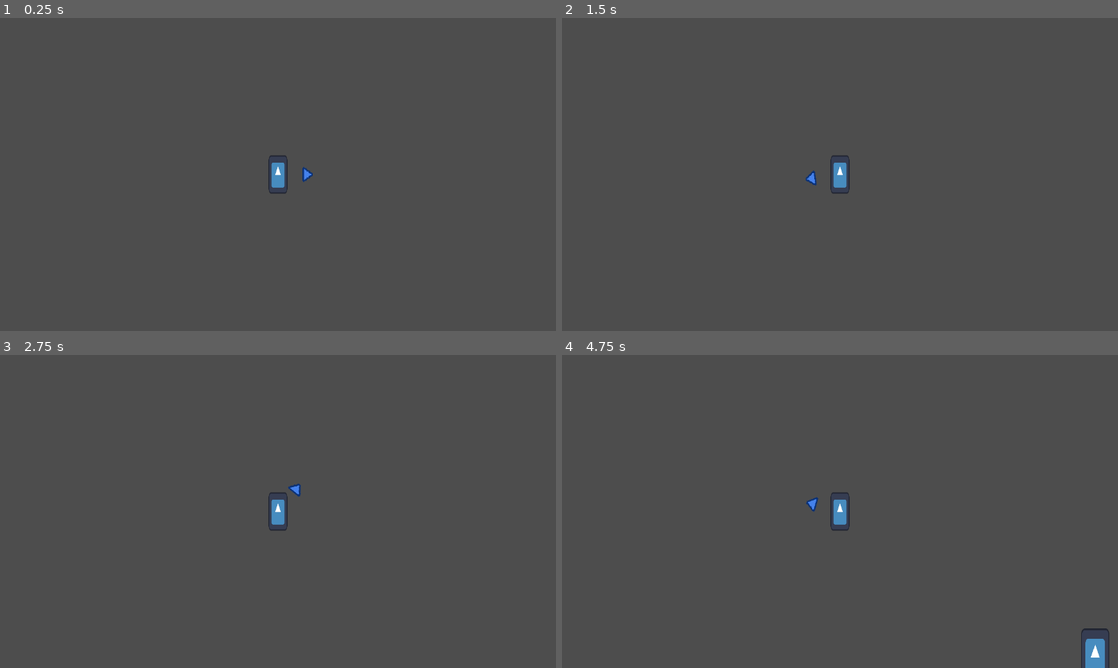
Above: before the commit, frames 1-4 (two rows, left to right).
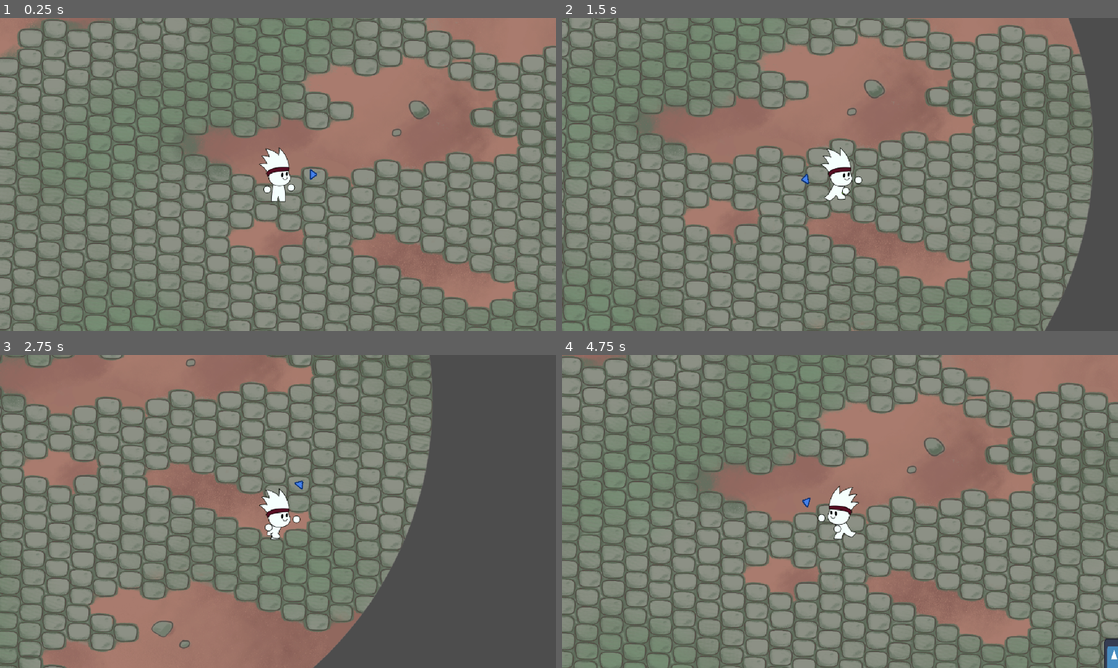
Above: after the commit, the same moments.

Repository: freddder/GMTK_Jam_2024
Game: Godot game, scene res://scenes/main_level.tscn
Two runs of this game, one before a commit and one after it. Both use one fixed random seed, a clock stepped at 60 frames per second and the inputs below. The engine's default icon, where the game draws it, is replaced by a stand-in: a white triangle on a blue panel in a dark square.
Inputs (mouse positions are in pixels of both pictures, inside the frame that each line leads up to):
- Up to frame 1 (0.25 s): no input
- Up to frame 2 (1.5 s): move the mouse to (962, 158) at 0.52 s; hold D (move_right) 0.53-1.28 s; tap Space (heavy_attack) at 0.6 s; move the mouse to (728, 190) at 1.27 s; hold S (move_down) from 1.28 s (still down); click (728, 190) at 1.35 s
- Up to frame 3 (2.75 s): move the mouse to (333, 442) at 2.02 s; release S (move_down) at 2.03 s; hold D (move_right) from 2.03 s (still down); right-click (333, 442) at 2.1 s
- Up to frame 4 (4.75 s): move the mouse to (812, 574) at 2.77 s; release D (move_right) at 2.78 s; hold W (move_up) 2.78-3.53 s; tap Space (heavy_attack) at 2.85 s; move the mouse to (1006, 558) at 3.52 s; hold A (move_left) from 3.53 s (still down); click (1006, 558) at 3.6 s; move the mouse to (673, 464) at 4.27 s; right-click (673, 464) at 4.35 s

The runs differ from the first frame. In frame 1, 86% of the frame differs, in the area x 0-100%, y 0-100%; in frame 2, 80%; in frame 3, 63%; in frame 4, 86%.

Commit message:
player locomotion animations and arena sprite

Diff:
--- a/scenes/main_level.tscn
+++ b/scenes/main_level.tscn
@@ -1,13 +1,17 @@
-[gd_scene load_steps=4 format=3 uid="uid://7eveuu7rwnjy"]
+[gd_scene load_steps=5 format=3 uid="uid://7eveuu7rwnjy"]
 
 [ext_resource type="Script" path="res://scripts/main_level.gd" id="1_opo1r"]
 [ext_resource type="PackedScene" uid="uid://c7kaxi3ghjur4" path="res://scenes/player.tscn" id="1_wu7kq"]
+[ext_resource type="Texture2D" uid="uid://3qdfit0pa1iq" path="res://content/sprites/arena.png" id="2_2uvne"]
 
 [sub_resource type="CircleShape2D" id="CircleShape2D_og2m7"]
-radius = 500.0
+radius = 0.01
 
 [node name="MainLevel" type="Node"]
 script = ExtResource("1_opo1r")
+
+[node name="Sprite2D" type="Sprite2D" parent="."]
+texture = ExtResource("2_2uvne")
 
 [node name="Player" parent="." instance=ExtResource("1_wu7kq")]
 
--- a/scenes/player.tscn
+++ b/scenes/player.tscn
@@ -1,30 +1,150 @@
-[gd_scene load_steps=7 format=3 uid="uid://c7kaxi3ghjur4"]
+[gd_scene load_steps=24 format=3 uid="uid://c7kaxi3ghjur4"]
 
-[ext_resource type="Texture2D" uid="uid://btog8yn277yfn" path="res://icon.svg" id="1_gw305"]
 [ext_resource type="Script" path="res://scripts/player.gd" id="1_r52mo"]
+[ext_resource type="Texture2D" uid="uid://ceq63nymo5fx7" path="res://content/sprites/player/idle_atlas.png" id="2_lk2fh"]
 [ext_resource type="Texture2D" uid="uid://dwya33uhynkjl" path="res://content/sprites/mouse_direction.png" id="3_ja3ln"]
+[ext_resource type="Texture2D" uid="uid://bw4pwo43qvpye" path="res://content/sprites/player/run_atlas.png" id="3_wdtuj"]
 [ext_resource type="AudioStream" uid="uid://bw770ix522rtn" path="res://sfx/slash_one.wav" id="4_7t2uk"]
 [ext_resource type="AudioStream" uid="uid://b6aq2yadfbjki" path="res://sfx/charging_loop.wav" id="5_6aufr"]
 
+[sub_resource type="AtlasTexture" id="AtlasTexture_groqf"]
+atlas = ExtResource("2_lk2fh")
+region = Rect2(0, 0, 128, 128)
+
+[sub_resource type="AtlasTexture" id="AtlasTexture_igpah"]
+atlas = ExtResource("2_lk2fh")
+region = Rect2(128, 0, 128, 128)
+
+[sub_resource type="AtlasTexture" id="AtlasTexture_oecno"]
+atlas = ExtResource("2_lk2fh")
+region = Rect2(256, 0, 128, 128)
+
+[sub_resource type="AtlasTexture" id="AtlasTexture_yyyke"]
+atlas = ExtResource("2_lk2fh")
+region = Rect2(384, 0, 128, 128)
+
+[sub_resource type="AtlasTexture" id="AtlasTexture_wgep1"]
+atlas = ExtResource("3_wdtuj")
+region = Rect2(0, 0, 128, 128)
+
+[sub_resource type="AtlasTexture" id="AtlasTexture_rb4tf"]
+atlas = ExtResource("3_wdtuj")
+region = Rect2(128, 0, 128, 128)
+
+[sub_resource type="AtlasTexture" id="AtlasTexture_vy61x"]
+atlas = ExtResource("3_wdtuj")
+region = Rect2(256, 0, 128, 128)
+
+[sub_resource type="AtlasTexture" id="AtlasTexture_l10si"]
+atlas = ExtResource("3_wdtuj")
+region = Rect2(384, 0, 128, 128)
+
+[sub_resource type="AtlasTexture" id="AtlasTexture_1gmeg"]
+atlas = ExtResource("3_wdtuj")
+region = Rect2(512, 0, 128, 128)
+
+[sub_resource type="AtlasTexture" id="AtlasTexture_33j4q"]
+atlas = ExtResource("3_wdtuj")
+region = Rect2(640, 0, 128, 128)
+
+[sub_resource type="AtlasTexture" id="AtlasTexture_8is0p"]
+atlas = ExtResource("3_wdtuj")
+region = Rect2(768, 0, 128, 128)
+
+[sub_resource type="AtlasTexture" id="AtlasTexture_jqi03"]
+atlas = ExtResource("3_wdtuj")
+region = Rect2(896, 0, 128, 128)
+
+[sub_resource type="AtlasTexture" id="AtlasTexture_v4qg0"]
+atlas = ExtResource("3_wdtuj")
+region = Rect2(1024, 0, 128, 128)
+
+[sub_resource type="AtlasTexture" id="AtlasTexture_380og"]
+atlas = ExtResource("3_wdtuj")
+region = Rect2(1152, 0, 128, 128)
+
+[sub_resource type="AtlasTexture" id="AtlasTexture_a051a"]
+atlas = ExtResource("3_wdtuj")
+region = Rect2(1280, 0, 128, 128)
+
+[sub_resource type="SpriteFrames" id="SpriteFrames_l4jrd"]
+animations = [{
+"frames": [{
+"duration": 1.0,
+"texture": SubResource("AtlasTexture_groqf")
+}, {
+"duration": 1.0,
+"texture": SubResource("AtlasTexture_igpah")
+}, {
+"duration": 1.0,
+"texture": SubResource("AtlasTexture_oecno")
+}, {
+"duration": 1.0,
+"texture": SubResource("AtlasTexture_yyyke")
+}],
+"loop": true,
+"name": &"idle",
+"speed": 5.0
+}, {
+"frames": [{
+"duration": 1.0,
+"texture": SubResource("AtlasTexture_wgep1")
+}, {
+"duration": 1.0,
+"texture": SubResource("AtlasTexture_rb4tf")
+}, {
+"duration": 1.0,
+"texture": SubResource("AtlasTexture_vy61x")
+}, {
+"duration": 1.0,
+"texture": SubResource("AtlasTexture_l10si")
+}, {
+"duration": 1.0,
+"texture": SubResource("AtlasTexture_1gmeg")
+}, {
+"duration": 1.0,
+"texture": SubResource("AtlasTexture_33j4q")
+}, {
+"duration": 1.0,
+"texture": SubResource("AtlasTexture_8is0p")
+}, {
+"duration": 1.0,
+"texture": SubResource("AtlasTexture_jqi03")
+}, {
+"duration": 1.0,
+"texture": SubResource("AtlasTexture_v4qg0")
+}, {
+"duration": 1.0,
+"texture": SubResource("AtlasTexture_380og")
+}, {
+"duration": 1.0,
+"texture": SubResource("AtlasTexture_a051a")
+}],
+"loop": true,
+"name": &"run",
+"speed": 5.0
+}]
+
 [sub_resource type="RectangleShape2D" id="RectangleShape2D_bq6x7"]
-size = Vector2(26, 52)
+size = Vector2(35, 59)
 
 [node name="Player" type="Area2D" groups=["player"]]
 collision_mask = 2
 script = ExtResource("1_r52mo")
 
-[node name="Sprite2D" type="Sprite2D" parent="."]
-scale = Vector2(0.2, 0.4)
-texture = ExtResource("1_gw305")
+[node name="AnimatedSprite2D" type="AnimatedSprite2D" parent="."]
+sprite_frames = SubResource("SpriteFrames_l4jrd")
+animation = &"run"
 
 [node name="CollisionShape2D" type="CollisionShape2D" parent="."]
+position = Vector2(0.5, 15.5)
 shape = SubResource("RectangleShape2D_bq6x7")
 
 [node name="Camera2D" type="Camera2D" parent="."]
 
 [node name="MouseDirectionSprite" type="Sprite2D" parent="."]
 texture = ExtResource("3_ja3ln")
-offset = Vector2(0, -40)
+offset = Vector2(0, -68)
 
 [node name="AttackShapeCast2D" type="ShapeCast2D" parent="."]
 enabled = false
--- a/scripts/arena.gd
+++ b/scripts/arena.gd
@@ -1,3 +1,3 @@
 extends Node
 
-var radius: float = 500.0
+var radius: float = 700.0
--- a/scripts/main_level.gd
+++ b/scripts/main_level.gd
@@ -2,3 +2,5 @@
 
 func _ready() -> void:
 	Events.on_game_started.emit()
+	var collision_circle := $CollisionShape2D.shape as CircleShape2D
+	collision_circle.radius = Arena.radius
--- a/scripts/player.gd
+++ b/scripts/player.gd
@@ -16,7 +16,7 @@
 }
 
 @export var default_walk_speed: float = 300.0
-@export var default_camera_zoom: Vector2 = Vector2(1.7, 1.7)
+@export var default_camera_zoom := Vector2(1.2, 1.2)
 @export var knockback_limit: float = 1000.0
 
 @export_category("Swing")
@@ -47,11 +47,13 @@
 
 var mouse_direction_angle_rad: float = 0.0
 var attack_charge_start_time: float = 0.0
-var charging_attack_type: AttackType = AttackType.Invalid
+var charging_attack_type := AttackType.Invalid
 
 var active_attack_zone_data: AttackZoneData
-var attack_area_color: Color = Color.RED
-var attack_area_arc_segments: float = 0
+var attack_area_color := Color.RED
+var attack_area_arc_segments: float = 0.0
+
+var last_non_zero_movement_direction := Vector2.ZERO
 
 var last_attack_end_time: Dictionary = {
 	AttackType.Swing: -2.0,
@@ -74,6 +76,12 @@
 	var velocity := move_direction * walk_speed * delta
 	position += velocity
 
+	if !move_direction.is_zero_approx():
+		last_non_zero_movement_direction = move_direction
+		$AnimatedSprite2D.play("run")
+	else:
+		$AnimatedSprite2D.play("idle")
+
 
 func check_arena_bounds() -> void:
 	var distance_from_center := position.length()
@@ -82,7 +90,7 @@
 
 
 func _physics_process(delta: float) -> void:
-	if !is_charging_attack():
+	if should_move():
 		handle_movement(delta)
 	check_arena_bounds()
 
@@ -174,6 +182,17 @@
 	$MouseDirectionSprite.rotation = mouse_direction_angle_rad
 
 
+func get_facing_direction() -> int:
+	var move_direction := Input.get_vector("move_left", "move_right", "move_up", "move_down")
+
+	# Use current side direction if it's not zero, fallback on last non-zero direction otherwise;
+	# if it's zero as well, add 0.1 so that it'll be positive, i.e. right
+	return sign(move_direction.x if move_direction.x != 0.0
+		else last_non_zero_movement_direction.x + 0.1)
+
+func handle_animation_side() -> void:
+	$AnimatedSprite2D.flip_h = get_facing_direction() < 0
+
 func get_attack_zone_data_swing() -> AttackZoneData:
 	var charge_power := get_charge_power()
 	var attack_zone_data: AttackZoneData = AttackZoneData.new()
@@ -239,6 +258,7 @@
 	handle_mouse_direction()
 	handle_attack_zone()
 	handle_charging_sound()
+	handle_animation_side()
 
 
 func set_camera_zoom(zoom: Vector2, duration: float = 0.2) -> void:
@@ -264,6 +284,9 @@
 
 
 func on_attack_started_charging(attack_type: AttackType) -> void:
+	# TODO: replace with attack animation
+	$AnimatedSprite2D.play("idle")
+
 	charging_attack_type = attack_type
 	attack_charge_start_time = Time.get_ticks_msec()
 
@@ -366,6 +389,10 @@
 		handle_heavy_attack_input(event)
 
 
+func should_move() -> bool:
+	return !is_charging_attack()
+
+
 func is_charging_attack() -> bool:
 	return charging_attack_type != AttackType.Invalid
 
Binary file added: content/sprites/arena.png
Not shown, added: content/sprites/arena.png.import
Binary file added: content/sprites/player/idle_atlas.png
Not shown, added: content/sprites/player/idle_atlas.png.import
Binary file added: content/sprites/player/run_atlas.png
Not shown, added: content/sprites/player/run_atlas.png.import
